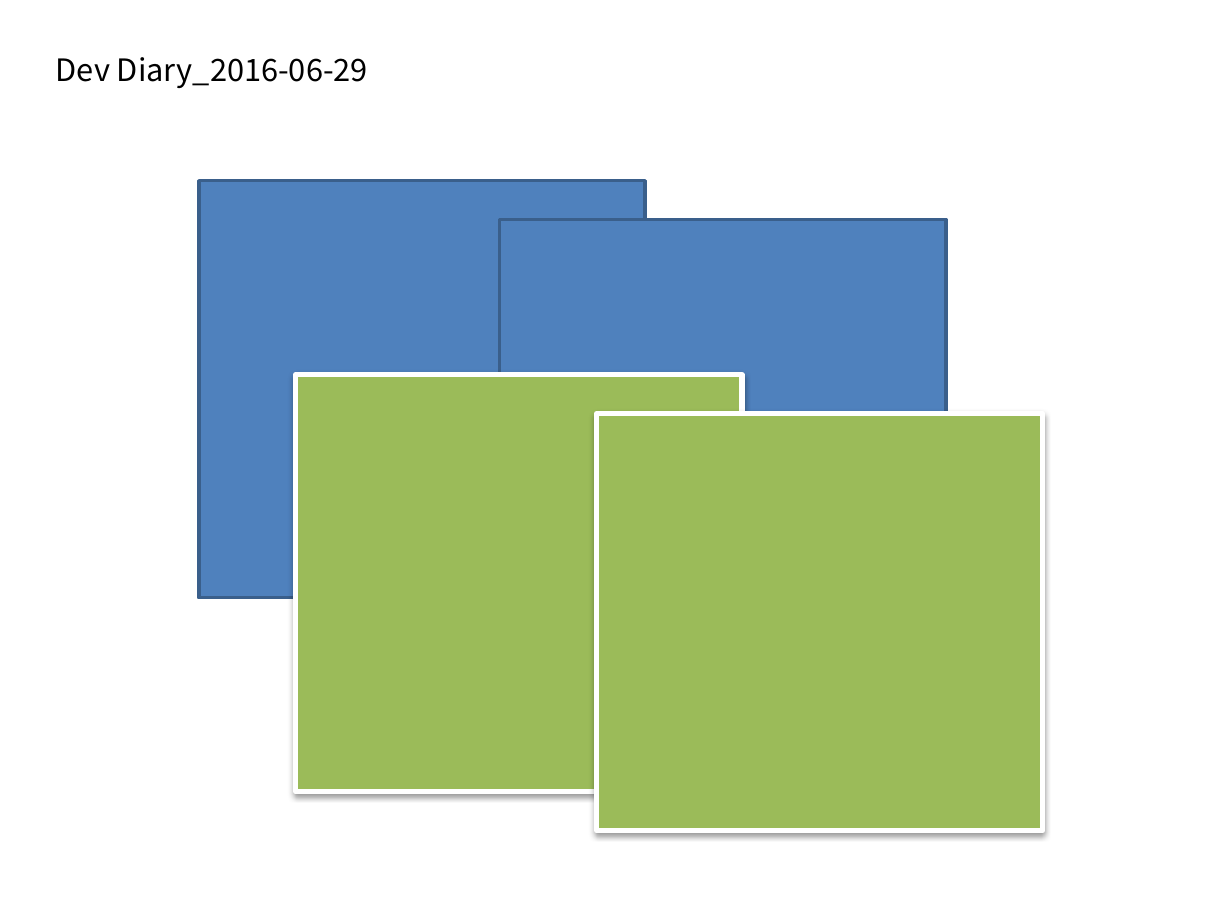
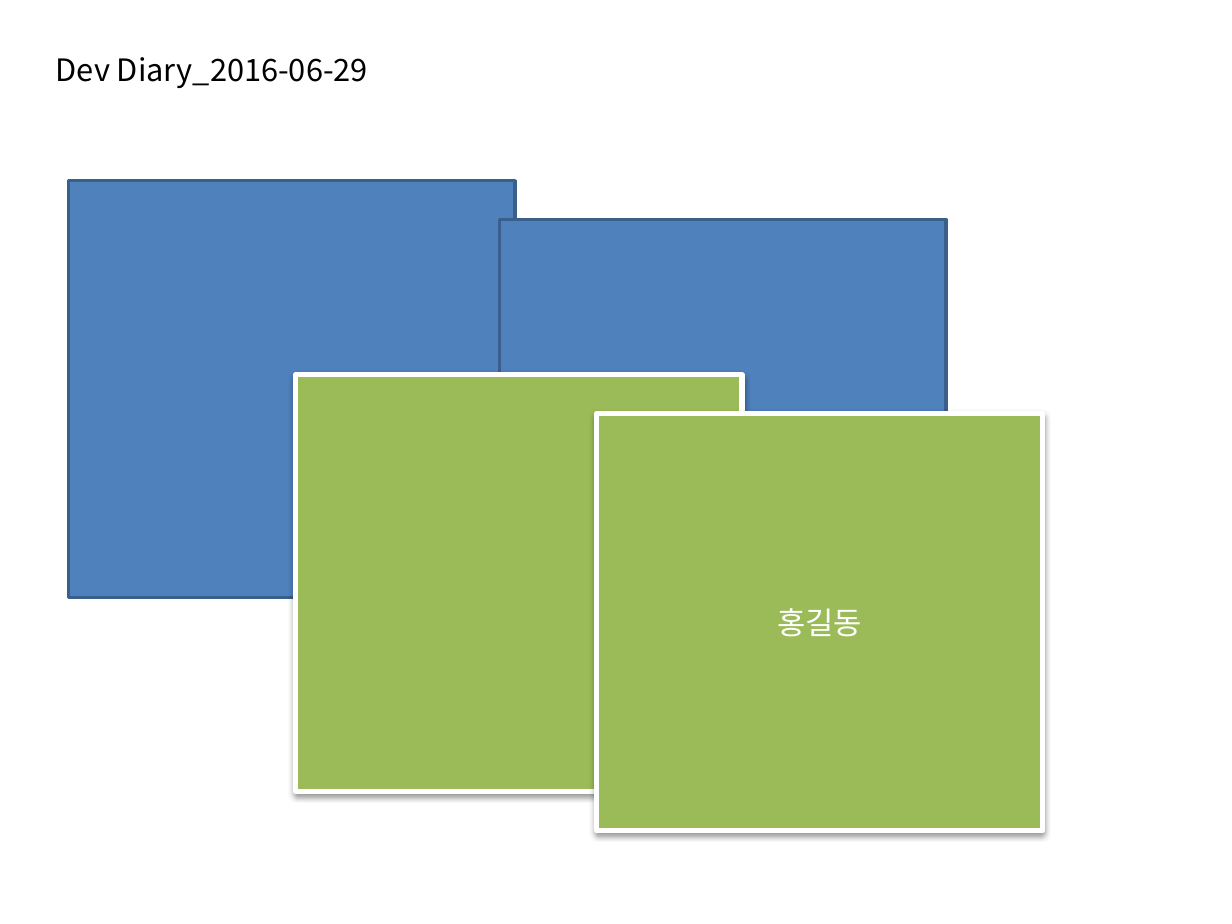
Before and after one commit to Spot360/woochang_erp, a slide deck: slide 1 of Document/Dev Diary.pptx. Drawn at 1232x924 pixels with LibreOffice and Linux fonts; fonts in the diff are those of the drawing. Boxes give left, top, right and bottom in pixels: in the first picture for what was removed or moved away, otherwise in the second. Text is boxed around its words. In the diff, an @@ line names an element or a change of style, - is before the commit and + after.

Commit message:
1st release

```diff
--- a/Document/Dev Diary.pptx
+++ b/Document/Dev Diary.pptx
@@ rectangle: place and size @@
-rectangle at bbox=[198, 181, 644, 599]
+rectangle at bbox=[69, 181, 515, 599]
@@ text in rectangle at bbox=[777, 608, 862, 637]: text added @@
+홍길동
```
